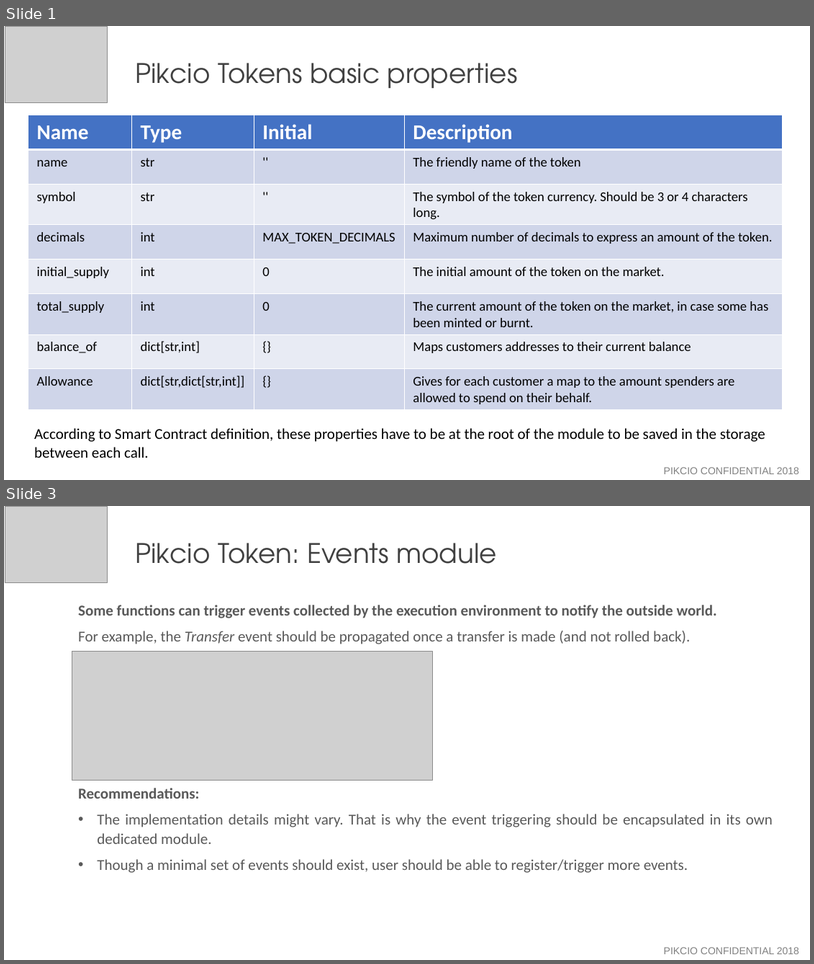
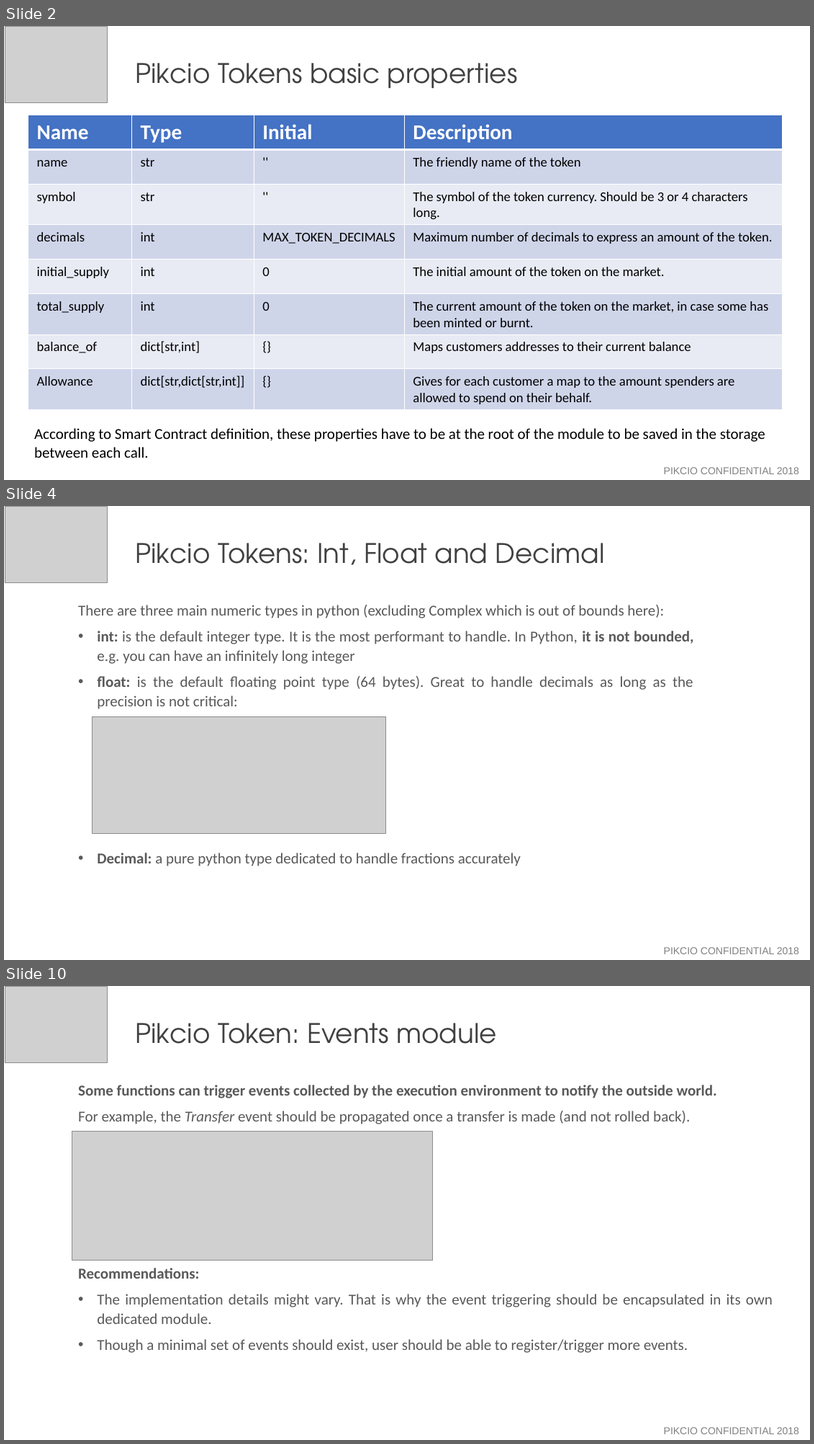
Before and after one commit to thibault-yellowstones/pikcio-tokens, a slide deck: Pikcio_tokens.pptx. Shown one above the other, each under a label of ours: slides 1 and 3 before the commit, slides 2, 4 and 10 after it; the slides between them are not shown. The pictures are 814x964 and 814x1444 pixels, drawn with LibreOffice and Linux fonts; fonts in the diff are those of the drawing; grey boxes stand for pictures. Boxes give left, top, right and bottom in pixels: in the first picture for what was removed or moved away, otherwise in the second. Text is boxed around its words. In the diff, an @@ line names an element or a change of style, - is before the commit and + after.

```diff
--- a/Pikcio_tokens.pptx
+++ b/Pikcio_tokens.pptx
@@ slide 4 added at (4,506,810,960), background #FFFFFF @@
@@ picture added at (5,506,108,582) @@
@@ text added at (135,543,605,565), 32 pt, text #404040 @@
+Pikcio Tokens: Int, Float and Decimal
@@ text added at (78,605,694,866), 18 pt, text #595959 @@
+There are three main numeric types in python (excluding Complex which is out of bounds here):
+• int: is the default integer type. It is the most performant to handle. In Python, it is not bounded, e.g. you can have an infinitely long integer
+• float: is the default floating point type (64 bytes). Great to handle decimals as long as the precision is not critical:
+• Decimal: a pure python type dedicated to handle fractions accurately
@@ picture added at (93,716,386,834) @@
@@ text added at (664,947,800,954), 12 pt, text #808080 @@
+PIKCIO CONFIDENTIAL 2018
@@ what was slide 1 is now slide 2 @@
@@ what was slide 3 is now slide 10 @@
```
Also in this commit, not shown: 1 slide changed, 6 other slides added.
